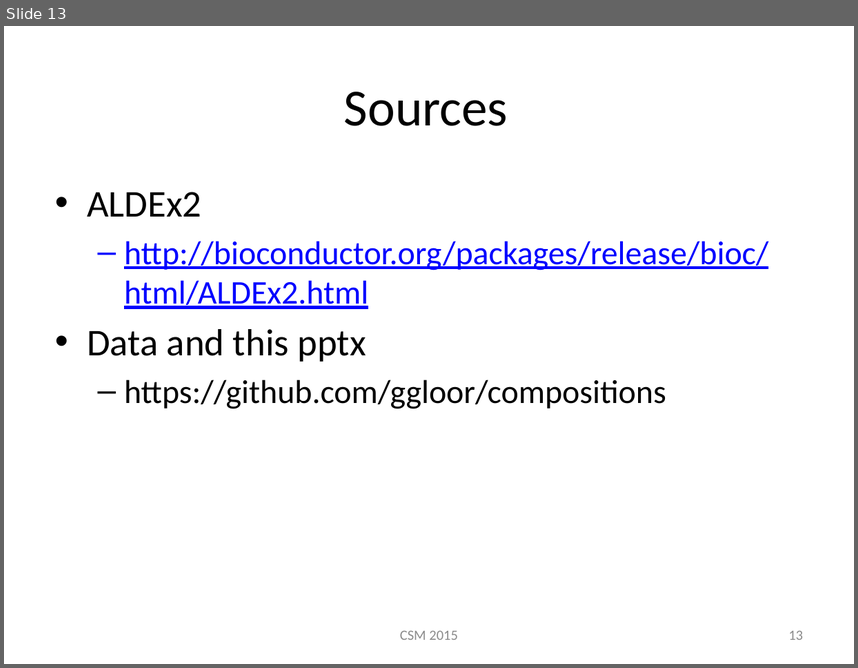
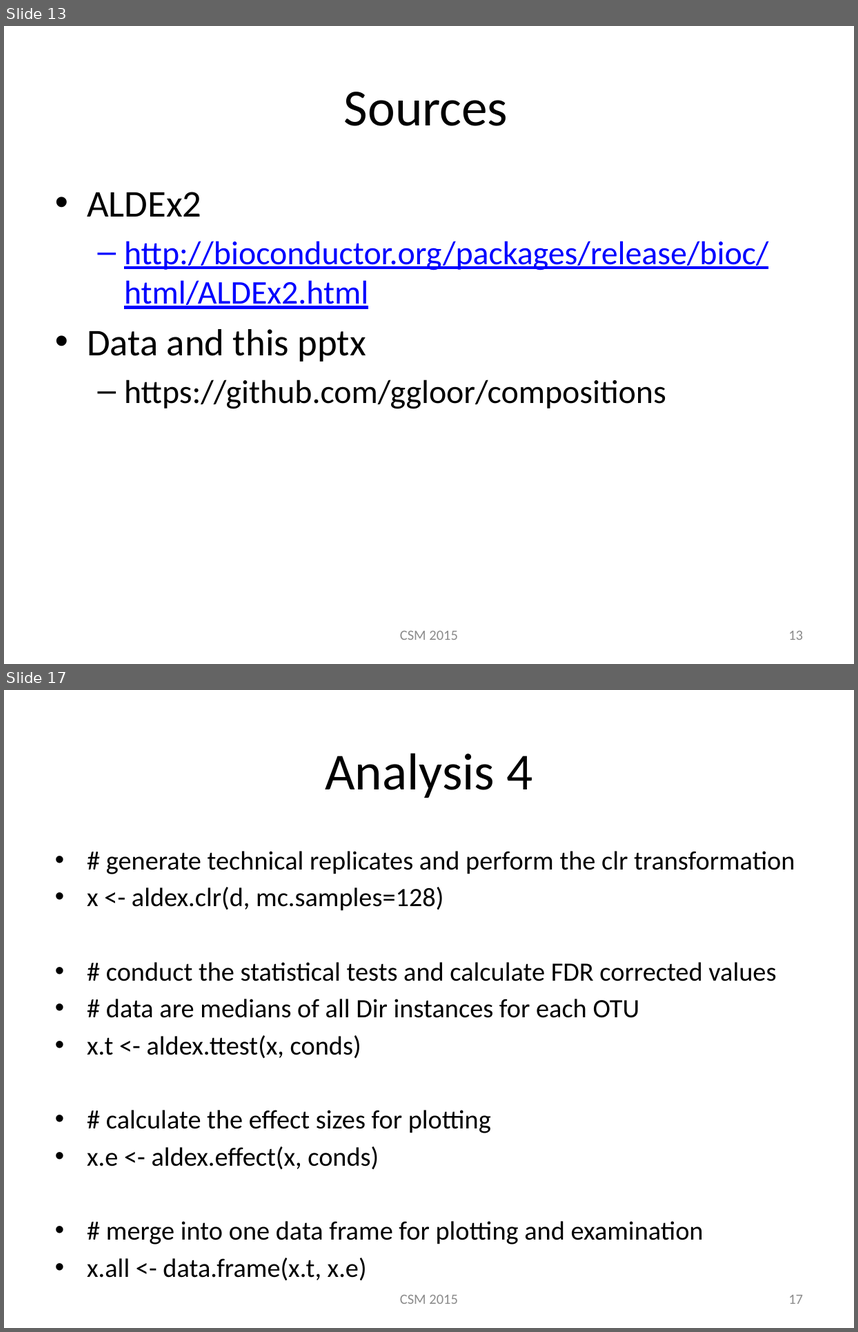
Before and after one commit to ggloor/compositions, a slide deck: CSM_2015_r.pptx. Shown one above the other, each under a label of ours: slide 13 before the commit, slides 13 and 17 after it; the slides between them are not shown. The pictures are 858x668 and 858x1332 pixels, drawn with LibreOffice and Linux fonts; fonts in the diff are those of the drawing. Boxes give left, top, right and bottom in pixels: in the first picture for what was removed or moved away, otherwise in the second. Text is boxed around its words. In the diff, an @@ line names an element or a change of style, - is before the commit and + after.

```diff
--- a/CSM_2015_r.pptx
+++ b/CSM_2015_r.pptx
@@ slide 17 added at [4, 690, 854, 1328], background #FFFFFF @@
@@ title added at [325, 753, 533, 798], 44 pt, text #000000 @@
+Analysis 4
@@ text added at [87, 851, 795, 1280], 22.4 pt, text #000000 @@
+• # generate technical replicates and perform the clr transformation
+• x <- aldex.clr(d, mc.samples=128)
+• # conduct the statistical tests and calculate FDR corrected values
+• # data are medians of all Dir instances for each OTU
+• x.t <- aldex.ttest(x, conds)
+• # calculate the effect sizes for plotting
+• x.e <- aldex.effect(x, conds)
+• # merge into one data frame for plotting and examination
+• x.all <- data.frame(x.t, x.e)
@@ text added at [400, 1294, 458, 1303], 12 pt, text #8C8C8C @@
+CSM 2015
@@ page number added at [789, 1294, 803, 1303], 12 pt, text #8C8C8C @@
+17
```
Also in this commit, not shown: 1 slide changed, 5 other slides added, 1 other file.
